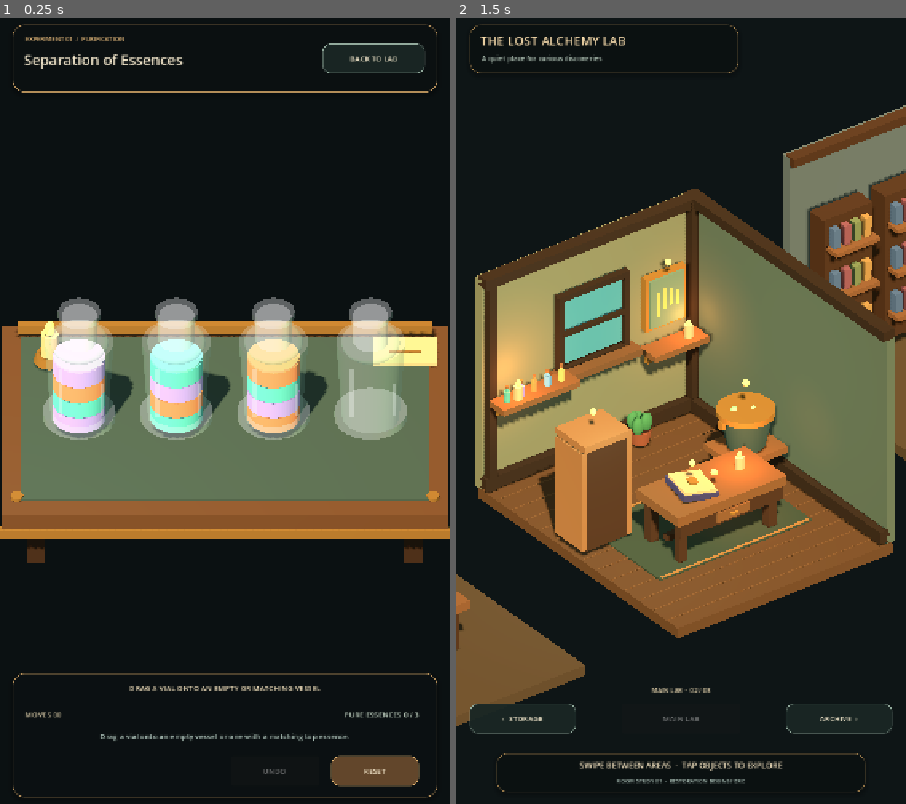
Above: before the commit, frames 1-2 (left to right).
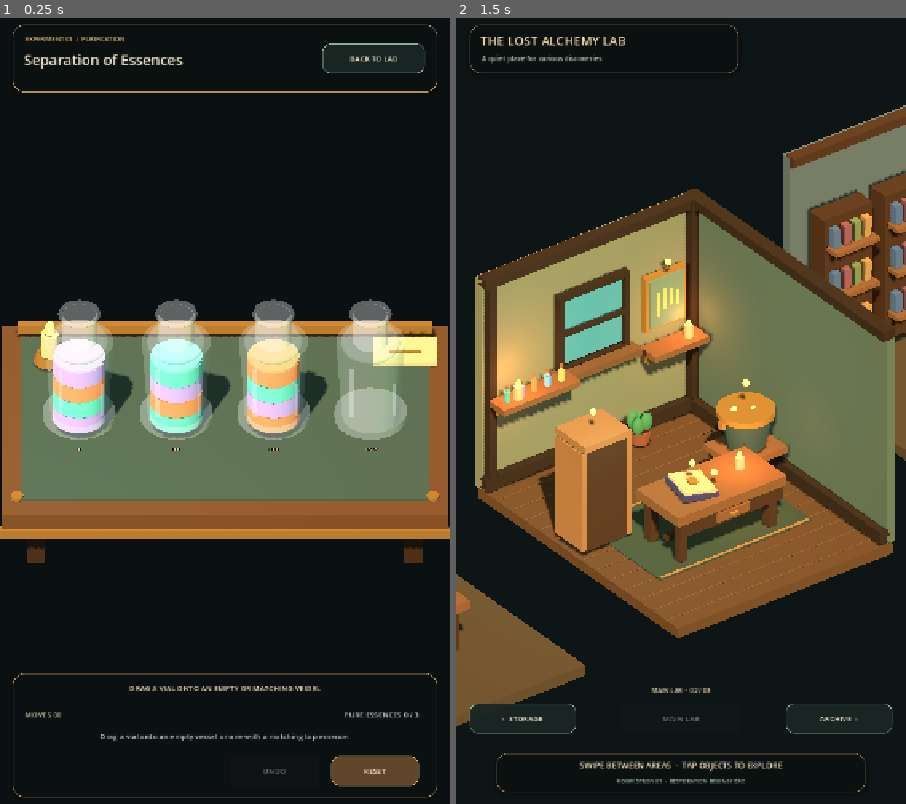
Above: after the commit, the same moments.

Repository: Kryodo/spell-sort-game
Game: Godot game, scene res://scenes/alchemy_3d_experiment.tscn
Same seed, same stepped clock (60 frames per second), same inputs: the game is played once before the commit and once after it. This scene is started directly instead of the project's main scene.
Inputs (mouse positions are in pixels of both pictures, inside the frame that each line leads up to):
- Up to frame 1 (0.25 s): no input
- Up to frame 2 (1.5 s): tap Enter at 0.5 s; move the mouse to (780, 371) at 0.52 s; click (780, 371) at 0.67 s; click "BACK TO LAB" at 1.25 s

The runs differ from the first frame. In frame 1, 0.8% of the frame differs, in the area x 12-88%, y 35-56%; in frame 2, nothing differs.

Commit message:
Refine 3D vial mouth and pouring presentation

Diff:
--- a/scripts/alchemy_3d_experiment.gd
+++ b/scripts/alchemy_3d_experiment.gd
@@ -137,7 +137,17 @@
 		var shoulder := _add_sphere_child(vial, "Shoulder", 0.34, Vector3(0.0, 1.18, 0.0), glass)
 		shoulder.scale = Vector3(1.0, 0.55, 1.0)
 		_add_cylinder_child(vial, "Neck", 0.205, 0.205, 0.38, Vector3(0.0, 1.39, 0.0), neck_glass, 24)
-		_add_cylinder_child(vial, "OpenMouthRim", 0.245, 0.245, 0.075, Vector3(0.0, 1.60, 0.0), neck_glass, 24)
+		var mouth_ring := MeshInstance3D.new()
+		mouth_ring.name = "OpenMouthRim"
+		var torus := TorusMesh.new()
+		torus.inner_radius = 0.19
+		torus.outer_radius = 0.245
+		torus.rings = 24
+		torus.ring_segments = 8
+		mouth_ring.mesh = torus
+		mouth_ring.position = Vector3(0.0, 1.60, 0.0)
+		mouth_ring.material_override = neck_glass
+		vial.add_child(mouth_ring)
 		_add_cylinder_child(vial, "FootRing", 0.42, 0.42, 0.09, Vector3(0.0, 0.12, 0.0), neck_glass, 28)
 		_add_box_child(vial, "FrontGlassGlint", Vector3(0.045, 0.70, 0.035), Vector3(-0.22, 0.72, 0.365), highlight)
 		_add_box_child(vial, "SideGlassGlint", Vector3(0.035, 0.46, 0.035), Vector3(0.27, 0.56, 0.29), highlight)
@@ -172,7 +182,6 @@
 	marker.font_size = 36
 	marker.pixel_size = 0.004
 	marker.position = Vector3(0.0, -0.05, 0.48)
-	marker.rotation_degrees = Vector3(-90.0, 0.0, 0.0)
 	marker.modulate = Color(0.88, 0.78, 0.58)
 	_vials[index].add_child(marker)
 
@@ -456,6 +465,7 @@
 
 func _perform_pour(source_index: int, target_index: int) -> void:
 	_is_animating = true
+	_refresh_hud()
 	_save_history()
 	var amount := _get_pour_amount(source_index, target_index)
 	if amount <= 0:
@@ -469,7 +479,7 @@
 	var direction := signf(target.position.x - source.position.x)
 	if is_zero_approx(direction):
 		direction = 1.0
-	var pour_position := target.position + Vector3(-direction * 0.56, 0.0, 0.12)
+	var pour_position := target.position + Vector3(-direction * 1.24, 0.55, 0.12)
 	var pour_angle := -direction * 0.98
 	_drag_index = -1
 
